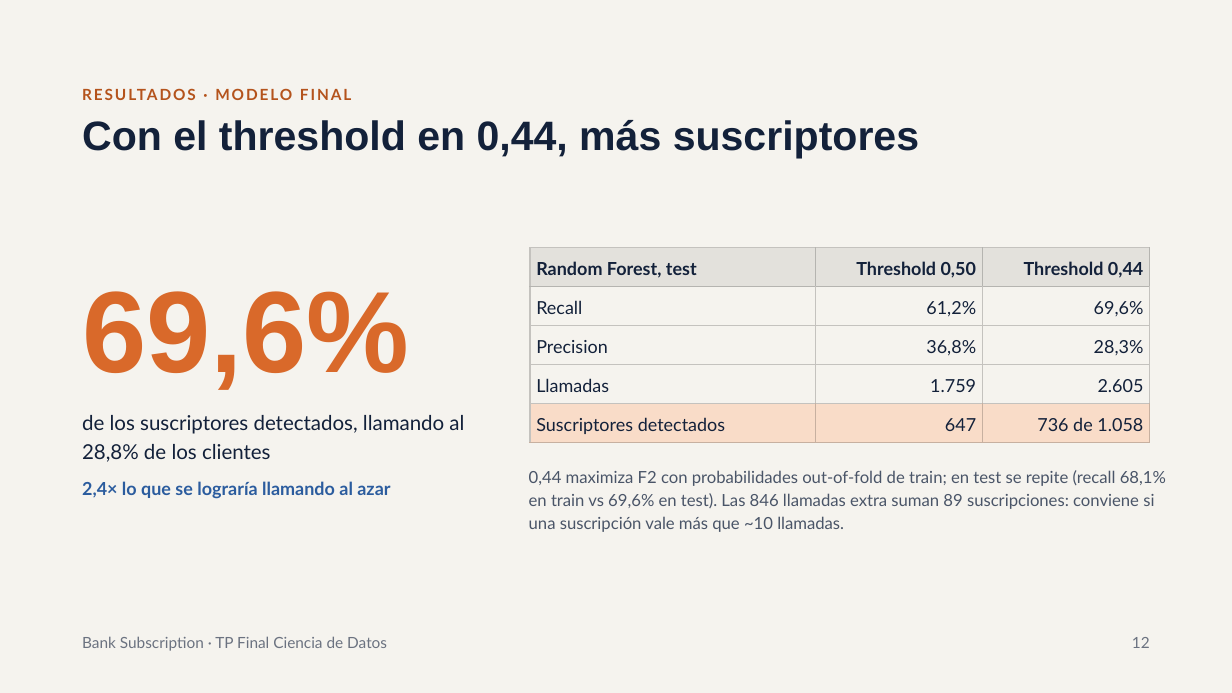
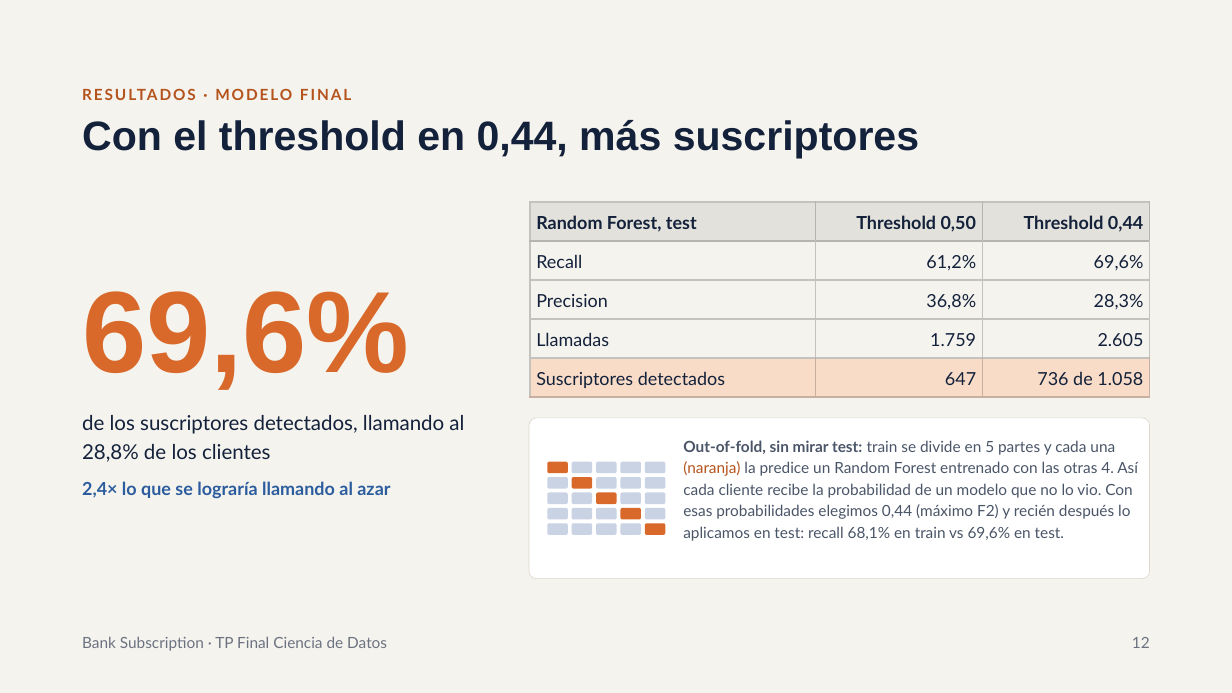
Before and after one commit to nach0osole/data_science_utn_clusterai2026_Sole, a slide deck: slide 12 of Bank Subscription – TP Final.pptx. Drawn at 1232x693 pixels with LibreOffice and Linux fonts; fonts in the diff are those of the drawing. Boxes give left, top, right and bottom in pixels: in the first picture for what was removed or moved away, otherwise in the second. Text is boxed around its words. In the diff, an @@ line names an element or a change of style, - is before the commit and + after.

```diff
--- a/Bank Subscription – TP Final.pptx
+++ b/Bank Subscription – TP Final.pptx
@@ table: place and size @@
-table at [531, 248, 1151, 443]
+table at [531, 202, 1151, 397]
@@ rounded rectangle: place and size @@
-rounded rectangle at [529, 470, 1166, 532]
+rounded rectangle at [530, 418, 1151, 579]
@@ rounded rectangle at [530, 418, 1151, 579]: fill none to #FFFFFF; outline none to #DCD8CE 0.5 pt @@
@@ text added at [683, 440, 1138, 541], 12 pt, text #4A5568 @@
+Out-of-fold, sin mirar test: train se divide en 5 partes y cada una (naranja) la predice un Random Forest entrenado con las otras 4. Así cada cliente recibe la probabilidad de un modelo que no lo vio. Con esas probabilidades elegimos 0,44 (máximo F2) y recién después lo aplicamos en test: recall 68,1% en train vs 69,6% en test.
@@ text in rounded rectangle at [529, 470, 1166, 532]: text removed @@
-0,44 maximiza F2 con probabilidades out-of-fold de train; en test se repite (recall 68,1% en train vs 69,6% en test). Las 846 llamadas extra suman 89 suscripciones: conviene si una suscripción vale más que ~10 llamadas.
@@ rounded rectangle added at [547, 462, 567, 473], fill #D9692A @@
@@ rounded rectangle added at [547, 477, 567, 488], fill #C9D3E3 @@
@@ rounded rectangle added at [572, 462, 592, 473], fill #C9D3E3 @@
@@ rounded rectangle added at [572, 477, 592, 488], fill #D9692A @@
@@ rounded rectangle added at [596, 462, 616, 473], fill #C9D3E3 @@
@@ rounded rectangle added at [596, 477, 616, 488], fill #C9D3E3 @@
@@ rounded rectangle added at [621, 462, 641, 473], fill #C9D3E3 @@
@@ rounded rectangle added at [621, 477, 641, 488], fill #C9D3E3 @@
@@ rounded rectangle added at [645, 462, 665, 473], fill #C9D3E3 @@
@@ rounded rectangle added at [645, 477, 665, 488], fill #C9D3E3 @@
@@ rounded rectangle added at [547, 493, 567, 504], fill #C9D3E3 @@
@@ rounded rectangle added at [547, 508, 567, 519], fill #C9D3E3 @@
@@ rounded rectangle added at [572, 493, 592, 504], fill #C9D3E3 @@
@@ rounded rectangle added at [572, 508, 592, 519], fill #C9D3E3 @@
@@ rounded rectangle added at [596, 493, 616, 504], fill #D9692A @@
@@ rounded rectangle added at [596, 508, 616, 519], fill #C9D3E3 @@
@@ rounded rectangle added at [621, 493, 641, 504], fill #C9D3E3 @@
@@ rounded rectangle added at [621, 508, 641, 519], fill #D9692A @@
@@ rounded rectangle added at [645, 493, 665, 504], fill #C9D3E3 @@
@@ rounded rectangle added at [645, 508, 665, 519], fill #C9D3E3 @@
@@ rounded rectangle added at [547, 523, 567, 534], fill #C9D3E3 @@
@@ rounded rectangle added at [572, 523, 592, 534], fill #C9D3E3 @@
@@ rounded rectangle added at [596, 523, 616, 534], fill #C9D3E3 @@
@@ rounded rectangle added at [621, 523, 641, 534], fill #C9D3E3 @@
@@ rounded rectangle added at [645, 523, 665, 534], fill #D9692A @@
```
Also in this commit, not shown: 3 other slides changed.
